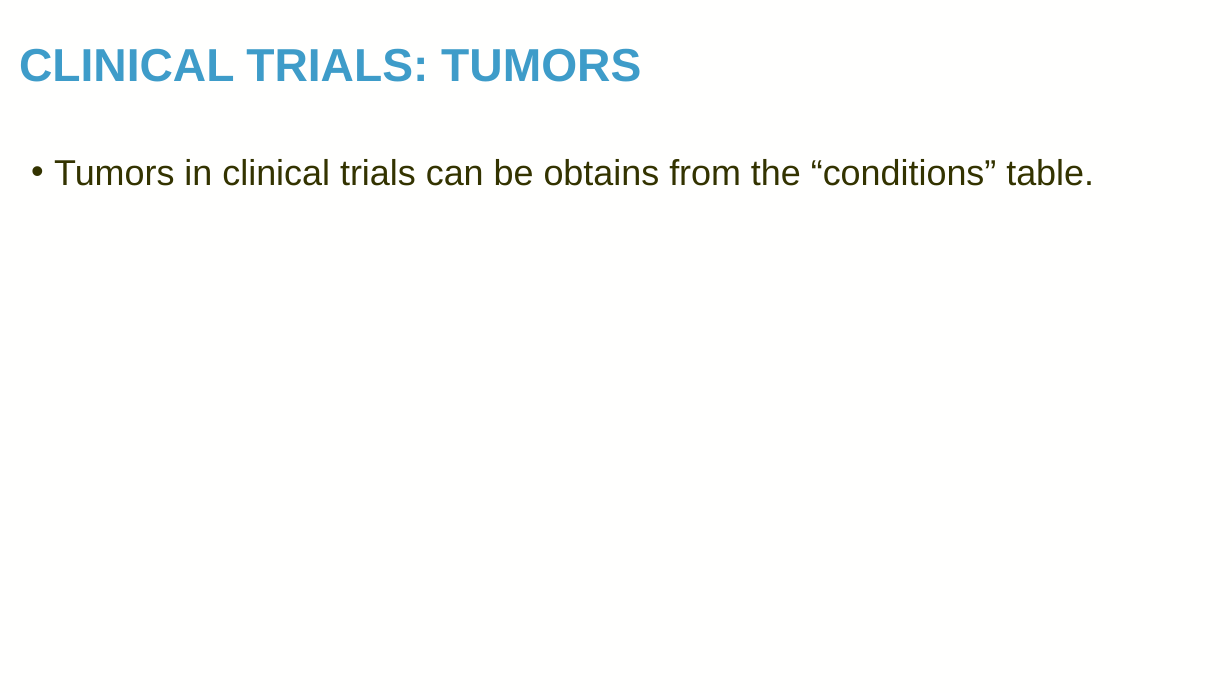
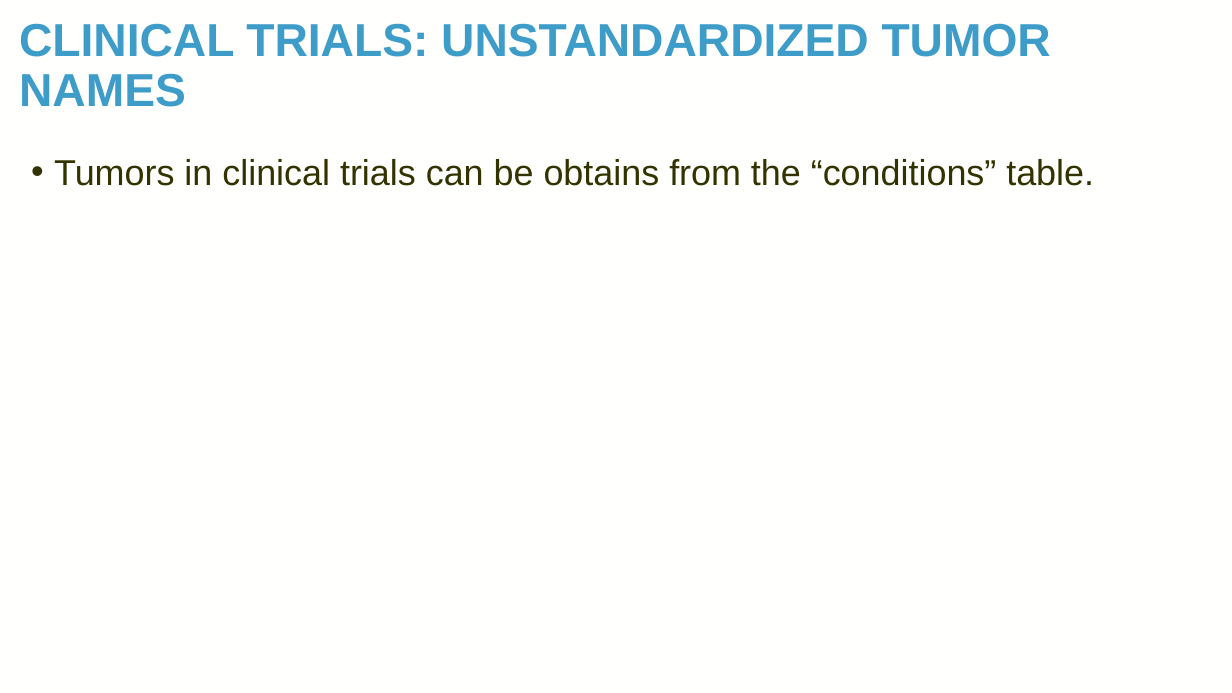
Before and after one commit to TaylorResearchLab/CANTOS, a slide deck: slide 10 of presentations/BIG_2024.pptx. Drawn at 1232x693 pixels with LibreOffice and Linux fonts; fonts in the diff are those of the drawing; background and template pictures are left out. Boxes give left, top, right and bottom in pixels: in the first picture for what was removed or moved away, otherwise in the second. Text is boxed around its words. In the diff, an @@ line names an element or a change of style, - is before the commit and + after.

Commit message:
adding ppt updates

```diff
--- a/presentations/BIG_2024.pptx
+++ b/presentations/BIG_2024.pptx
@@ title at bbox=[19, 23, 1051, 107]: text changed @@
-CLINICAL TRIALS: TUMORS
+CLINICAL TRIALS: UNSTANDARDIZED TUMOR NAMES
```
Also in this commit, not shown: 2 slides added.
